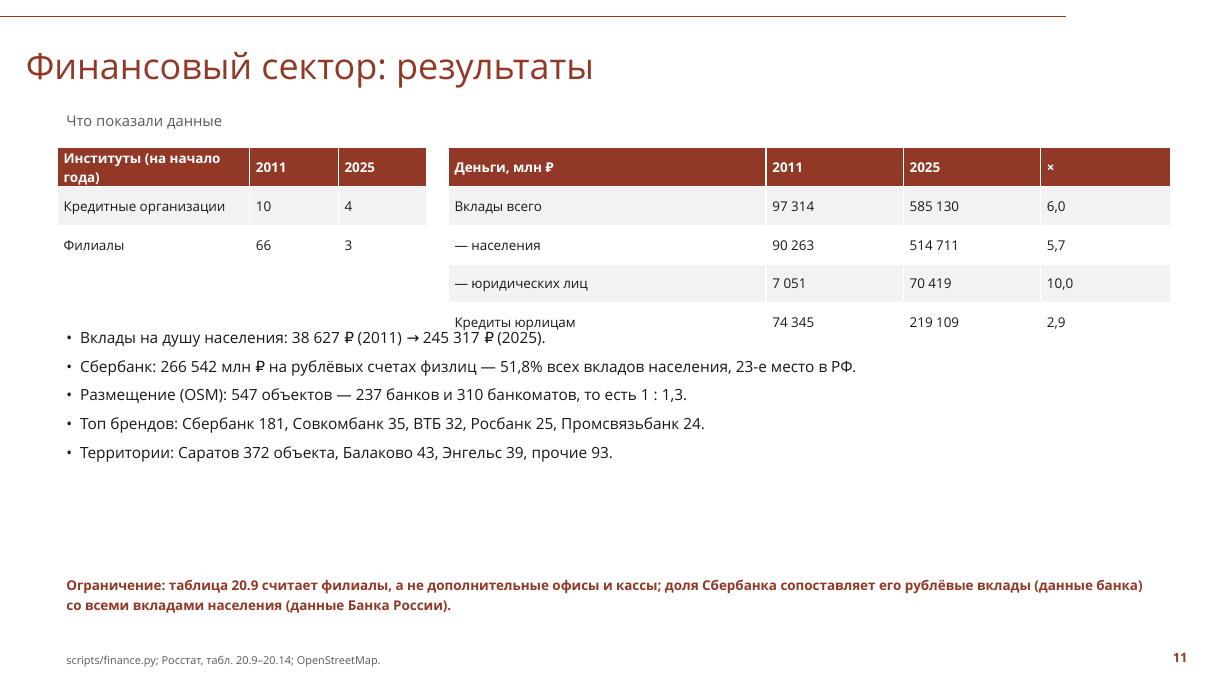
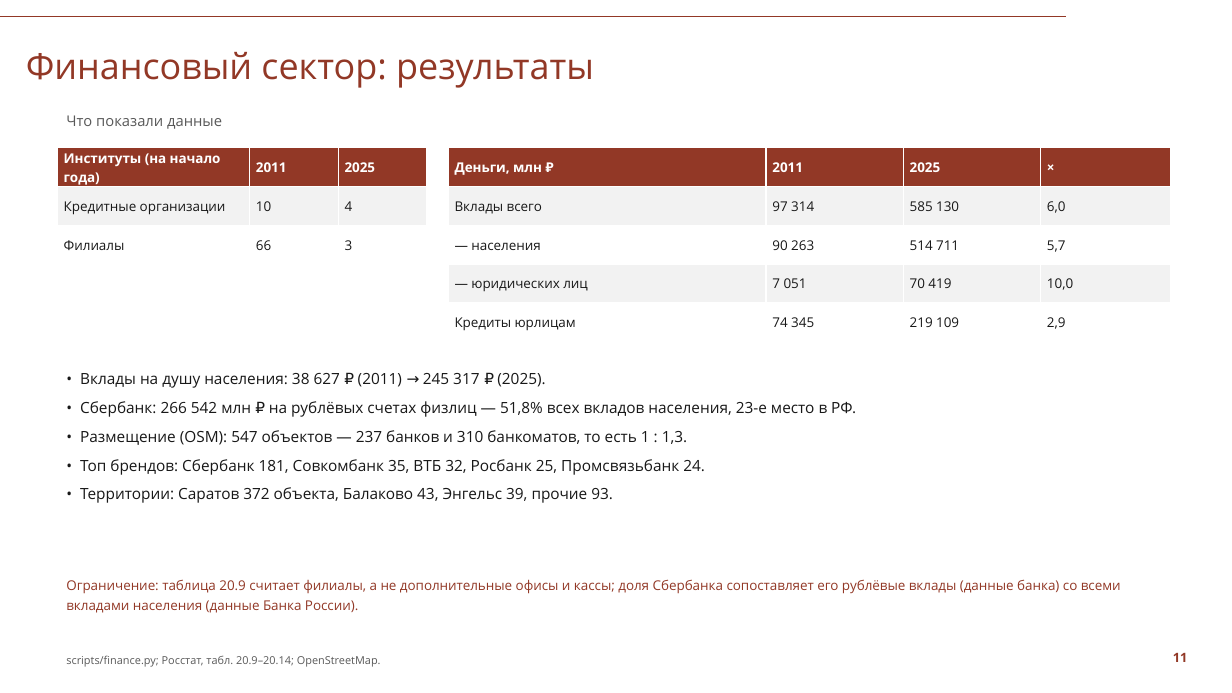
Before and after one commit to Seabas1/Analysis-of-regions, a slide deck: slide 11 of Саратовская_область_презентация_СПбГУ.pptx. Drawn at 1232x693 pixels with LibreOffice and Linux fonts; fonts in the diff are those of the drawing; background and template pictures are left out. Boxes give left, top, right and bottom in pixels: in the first picture for what was removed or moved away, otherwise in the second. Text is boxed around its words. In the diff, an @@ line names an element or a change of style, - is before the commit and + after.

```diff
--- a/Саратовская_область_презентация_СПбГУ.pptx
+++ b/Саратовская_область_презентация_СПбГУ.pptx
@@ text "• Вклады на душу населения: ...": place and size @@
-text "• Вклады на душу населения: ..." at (80, 329, 856, 462)
+text "• Вклады на душу населения: ..." at (80, 373, 856, 503)
@@ text "Ограничение: таблица 20.9 считает филиалы, ..." at (66, 579, 1121, 613): bold off @@
```
Also in this commit, not shown: 8 other slides changed, 2 other files.
